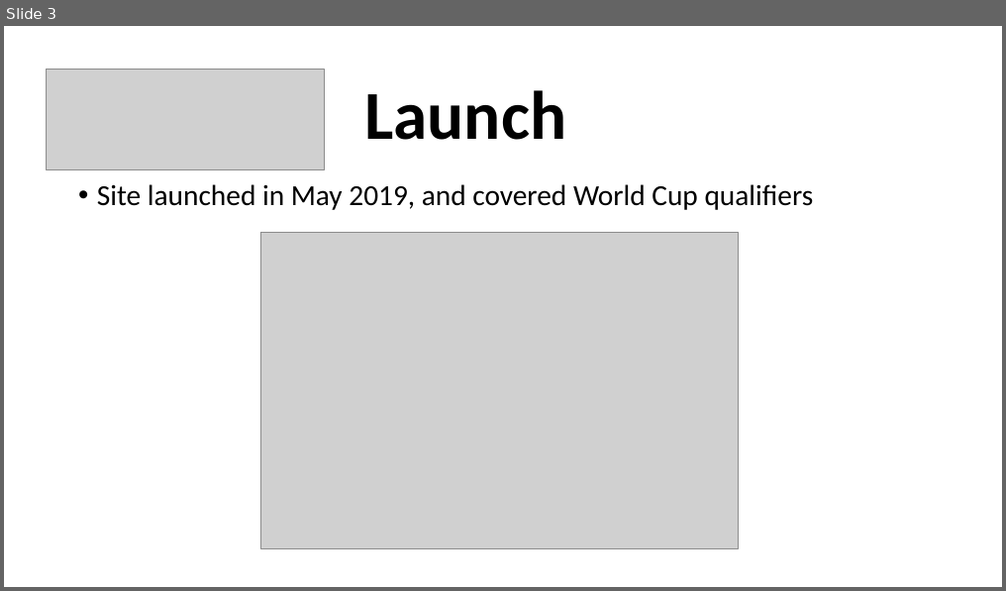
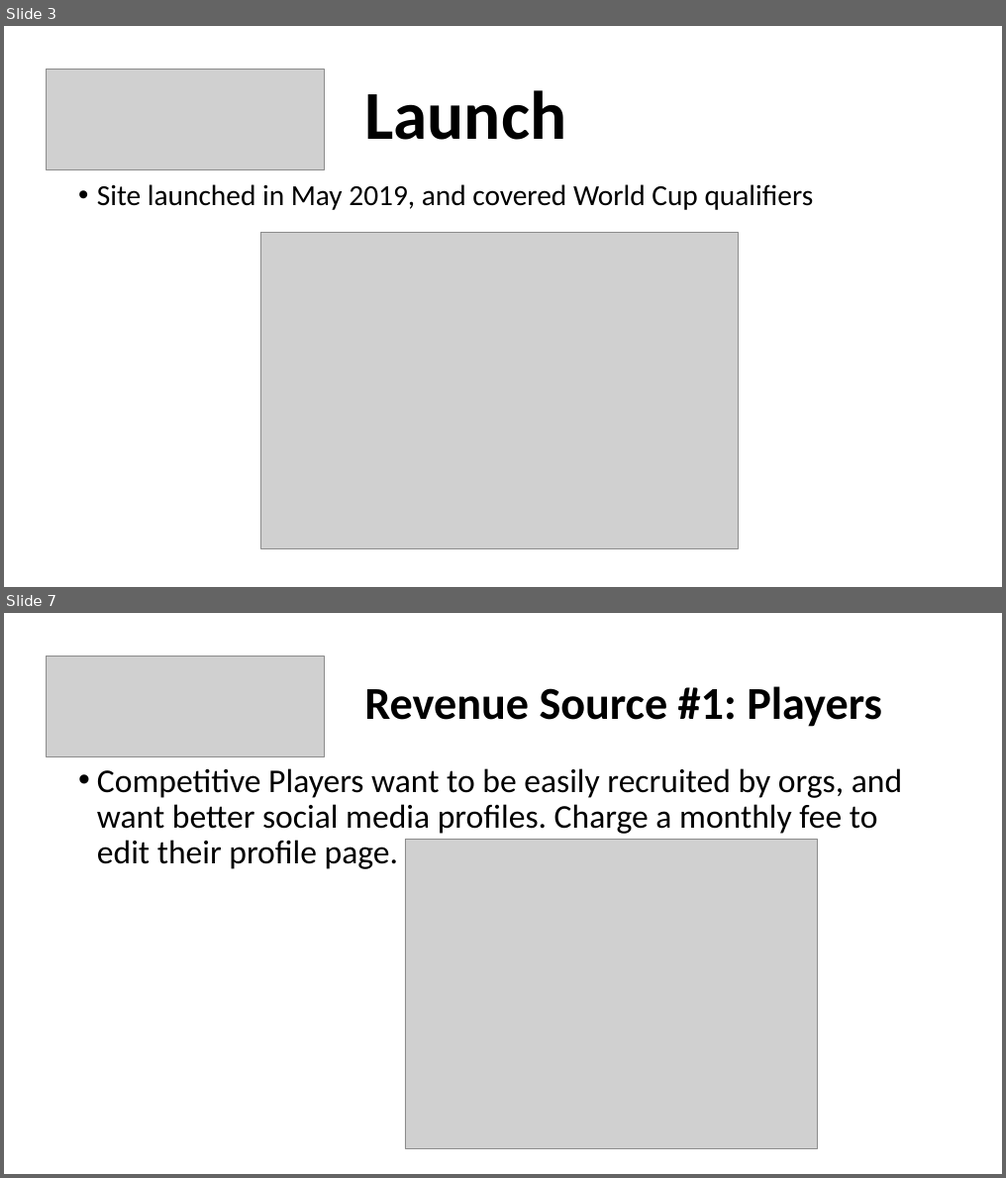
Before and after one commit to smckissock/fortnite, a slide deck: doc/Fortnite Ping Tiny Seed 2019-12-02.pptx. Shown one above the other, each under a label of ours: slide 3 before the commit, slides 3 and 7 after it; the slides between them are not shown. The pictures are 1006x591 and 1006x1178 pixels, drawn with LibreOffice and Linux fonts; fonts in the diff are those of the drawing; grey boxes stand for pictures. Boxes give left, top, right and bottom in pixels: in the first picture for what was removed or moved away, otherwise in the second. Text is boxed around its words. In the diff, an @@ line names an element or a change of style, - is before the commit and + after.

```diff
--- a/doc/Fortnite Ping Tiny Seed 2019-12-02.pptx
+++ b/doc/Fortnite Ping Tiny Seed 2019-12-02.pptx
@@ slide 7 added at bbox=[4, 613, 1002, 1174], background #FFFFFF @@
@@ picture added at bbox=[46, 656, 324, 757] @@
@@ title added at bbox=[364, 686, 882, 727], 44 pt, text #000000, bold @@
+Revenue Source #1: Players
@@ text added at bbox=[97, 768, 902, 869], 32 pt, text #000000 @@
+• Competitive Players want to be easily recruited by orgs, and want better social media profiles. Charge a monthly fee to edit their profile page.
@@ picture added at bbox=[405, 839, 818, 1149] @@
```
Also in this commit, not shown: 5 slides changed, 8 other slides added, 2 slides removed, 2 other files.
